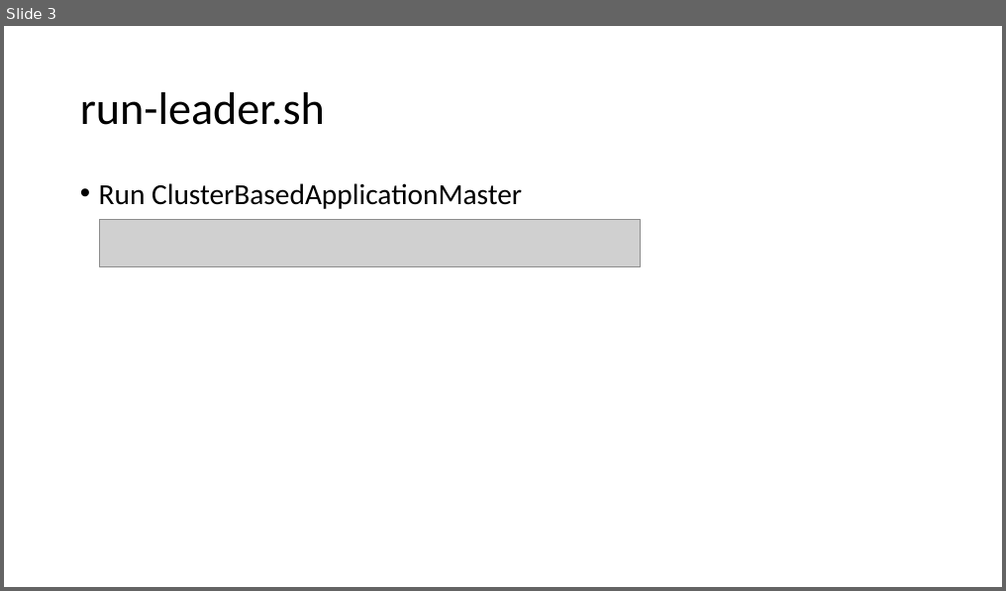
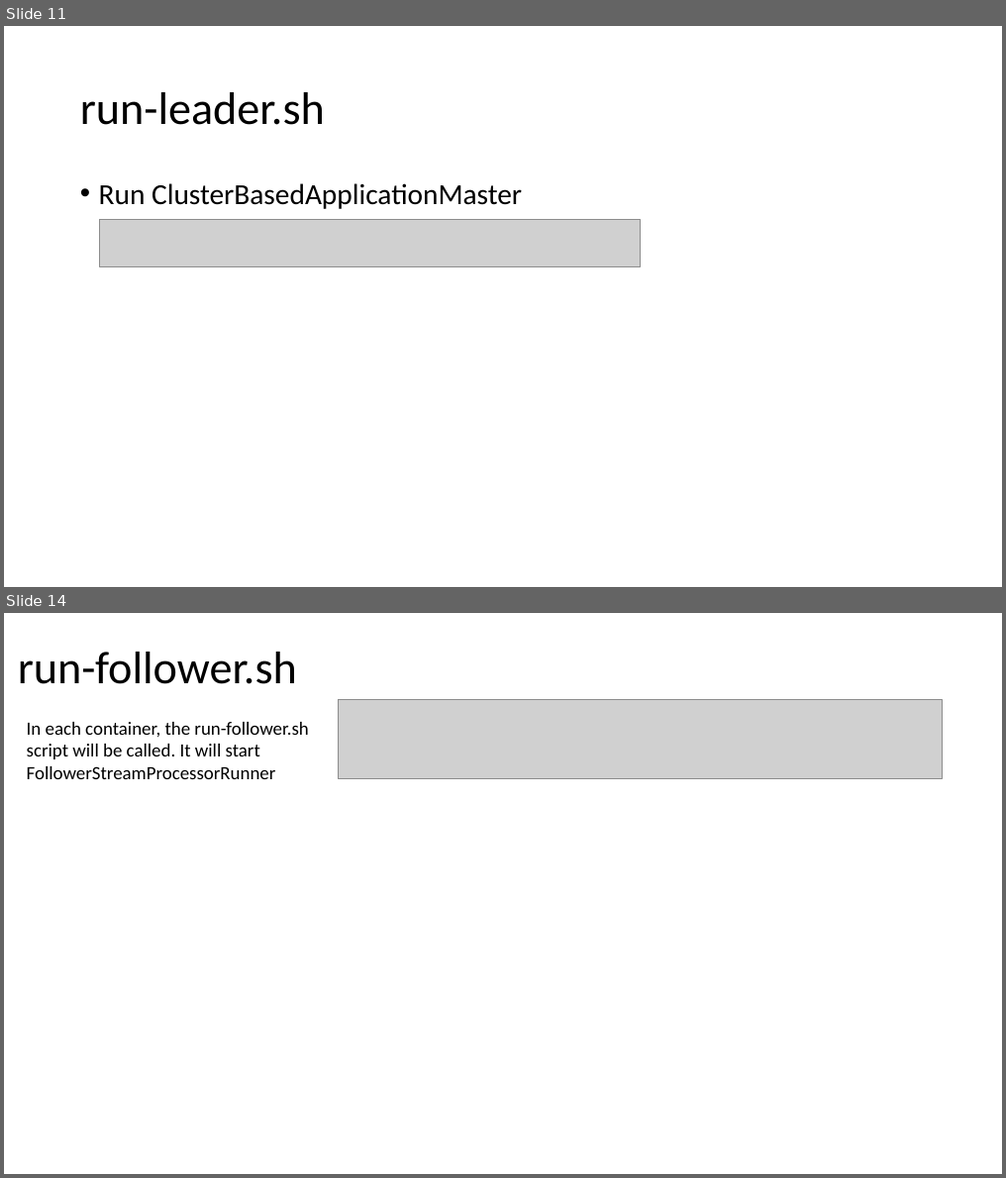
Before and after one commit to Swrrt/Samza-Documents, a slide deck: Documentation/Samza-Snapshot.pptx. Shown one above the other, each under a label of ours: slide 3 before the commit, slides 11 and 14 after it; the slides between them are not shown. The pictures are 1006x591 and 1006x1178 pixels, drawn with LibreOffice and Linux fonts; fonts in the diff are those of the drawing; grey boxes stand for pictures. Boxes give left, top, right and bottom in pixels: in the first picture for what was removed or moved away, otherwise in the second. Text is boxed around its words. In the diff, an @@ line names an element or a change of style, - is before the commit and + after.

```diff
--- a/Documentation/Samza-Snapshot.pptx
+++ b/Documentation/Samza-Snapshot.pptx
@@ slide 14 added at (4, 613, 1002, 1174), background #FFFFFF @@
@@ title added at (18, 652, 297, 684), 44 pt, text #000000 @@
+run-follower.sh
@@ picture added at (338, 699, 943, 778) @@
@@ text added at (27, 722, 308, 779), 18 pt, text #000000 @@
+In each container, the run-follower.sh script will be called. It will start FollowerStreamProcessorRunner
@@ what was slide 3 is now slide 11 @@
```
Also in this commit, not shown: 2 slides changed, 4 other slides added, 2 slides removed.
